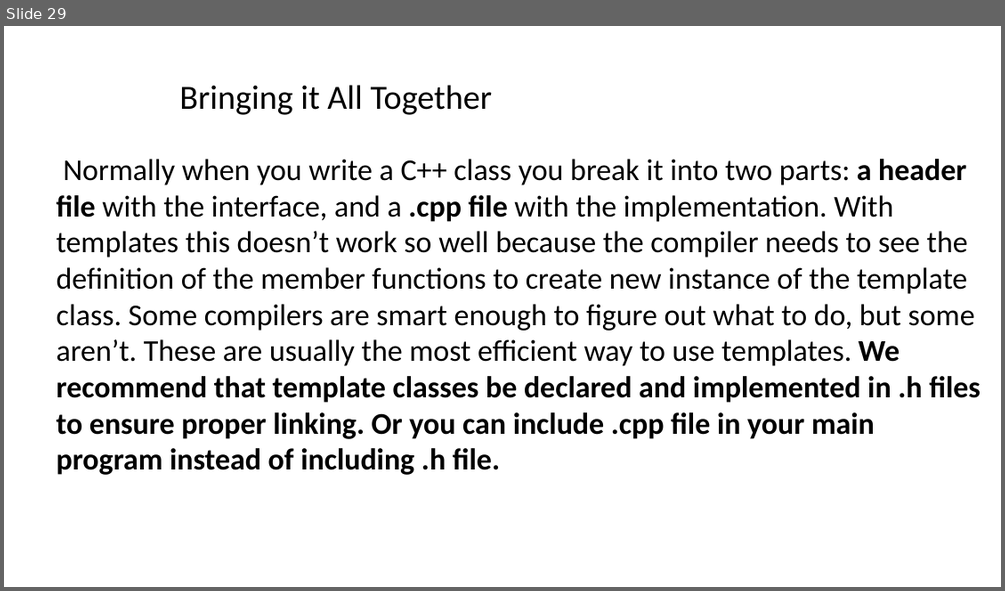
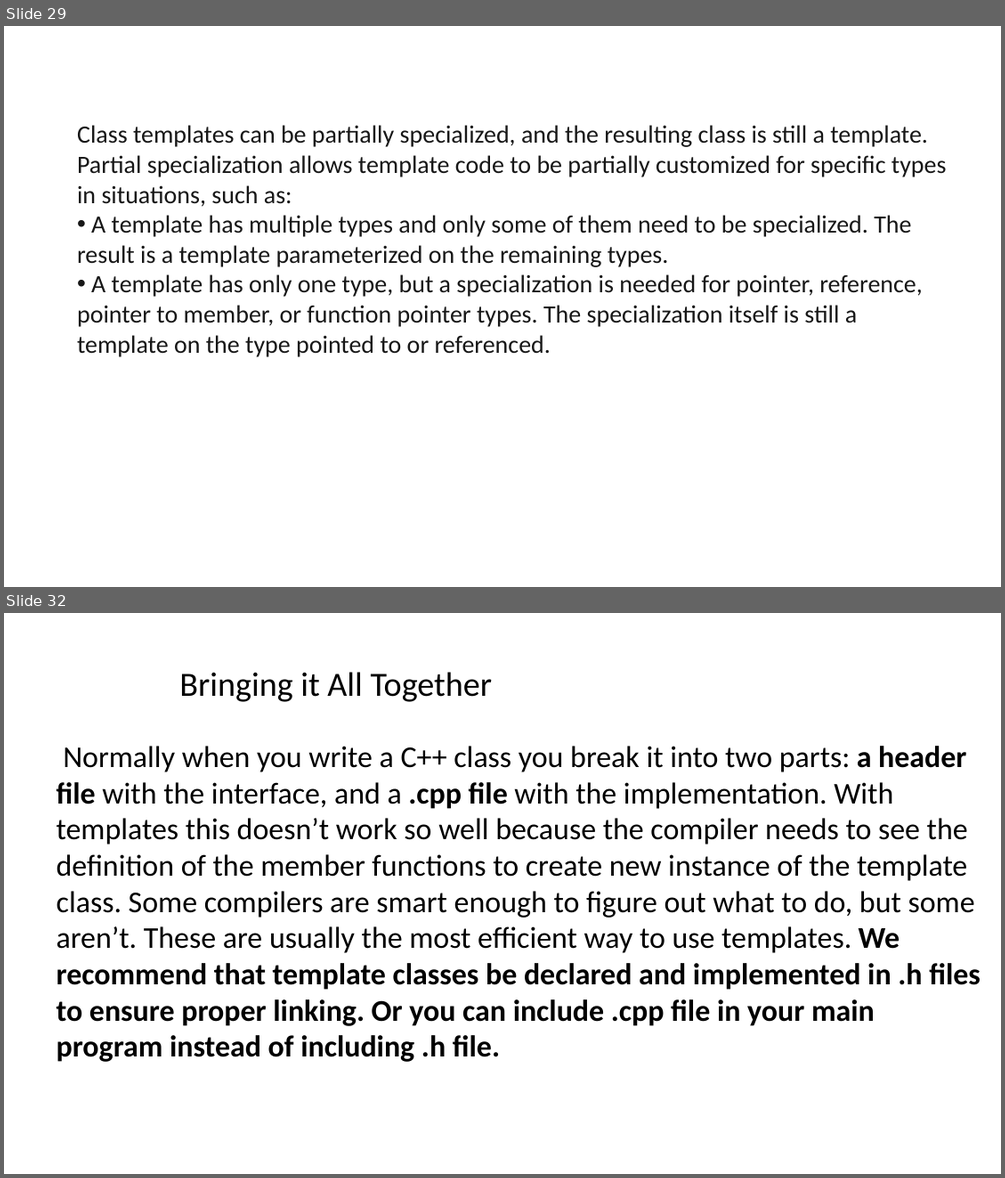
Before and after one commit to ShiqiYu/CPP, a slide deck: week13/Lab13.pptx. Shown one above the other, each under a label of ours: slide 29 before the commit, slides 29 and 32 after it; the slides between them are not shown. The pictures are 1005x591 and 1005x1178 pixels, drawn with LibreOffice and Linux fonts; fonts in the diff are those of the drawing; background and template pictures are left out. Boxes give left, top, right and bottom in pixels: in the first picture for what was removed or moved away, otherwise in the second. Text is boxed around its words. In the diff, an @@ line names an element or a change of style, - is before the commit and + after.

```diff
--- a/week13/Lab13.pptx
+++ b/week13/Lab13.pptx
@@ slide 29 added at (4,26,1001,587), background #FFFFFF @@
@@ text added at (77,125,947,357), 24 pt, text #171717 @@
+Class templates can be partially specialized, and the resulting class is still a template. Partial specialization allows template code to be partially customized for specific types in situations, such as:
+• A template has multiple types and only some of them need to be specialized. The result is a template parameterized on the remaining types.
+• A template has only one type, but a specialization is needed for pointer, reference, pointer to member, or function pointer types. The specialization itself is still a template on the type pointed to or referenced.
@@ what was slide 29 is now slide 32 @@
```
Also in this commit, not shown: 6 slides changed, 12 other slides added, 9 slides removed.
